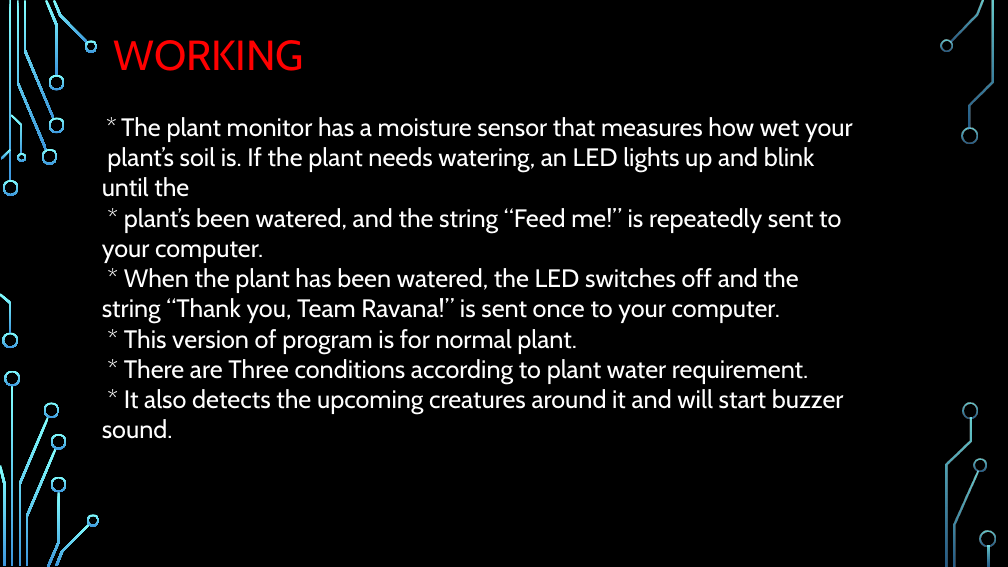
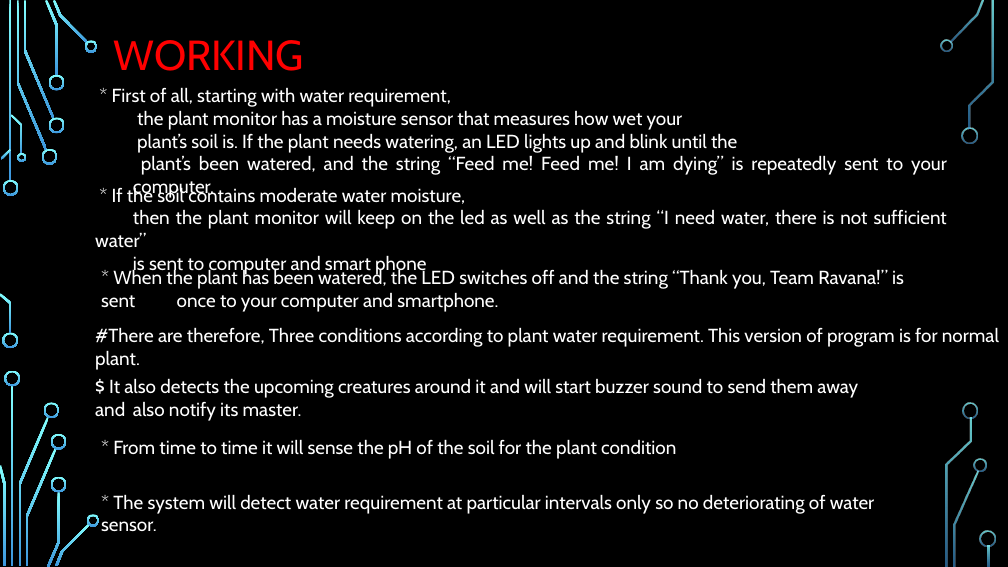
Before and after one commit to vijaypurohit/Little-Groot, a slide deck: slide 2 of Little Groot.pptx. Drawn at 1008x567 pixels with LibreOffice and Linux fonts; fonts in the diff are those of the drawing; background and template pictures are left out. Boxes give left, top, right and bottom in pixels: in the first picture for what was removed or moved away, otherwise in the second. Text is boxed around its words. In the diff, an @@ line names an element or a change of style, - is before the commit and + after.

```diff
--- a/Little Groot.pptx
+++ b/Little Groot.pptx
@@ text "* First of all, starting ...": place and size @@
-text "* First of all, starting ..." at <box>102,117,853,439</box>
+text "* First of all, starting ..." at <box>112,87,947,175</box>
@@ text at <box>112,87,683,130</box>: text changed; size 24 to 18 pt @@
-* The plant monitor has a moisture sensor that measures how wet your
+* First of all, starting with water requirement,
+the plant monitor has a moisture sensor that measures how wet your
@@ text at <box>137,133,737,153</box>: size 24 to 18 pt in "plant’s soil is. If the plant needs ..."; alignment left to justified @@
@@ text at <box>141,155,947,175</box>: text changed; size 24 to 18 pt @@
-* plant’s been watered, and the string “Feed me!” is repeatedly sent to your computer.
-* When the plant has been watered, the LED switches off and the string “Thank you, Team Ravana!” is sent once to your computer.
-* This version of program is for normal plant.
-* There are Three conditions according to plant water requirement.
-* It also detects the upcoming creatures around it and will start buzzer sound.
+  plant’s been watered, and the string “Feed me! Feed me! I am dying” is repeatedly sent to your computer.
@@ text added at <box>95,186,947,275</box>, 18 pt, text #FFFFFF @@
+* If the soil contains moderate water moisture,
+then the plant monitor will keep on the led as well as the string “I need water, there is not sufficient water”
+is sent to computer and smart phone
@@ text added at <box>101,269,904,312</box>, 18 pt, text #FFFFFF @@
+* When the plant has been watered, the LED switches off and the string “Thank you, Team Ravana!” is sent once to your computer and smartphone.
@@ text added at <box>95,327,999,347</box>, 18 pt, text #FFFFFF @@
+#There are therefore, Three conditions according to plant water requirement. This version of program is for normal plant.
@@ text added at <box>95,378,858,421</box>, 18 pt, text #FFFFFF @@
+$ It also detects the upcoming creatures around it and will start buzzer sound to send them away and also notify its master.
@@ text added at <box>113,439,676,459</box>, 18 pt, text #FFFFFF @@
+* From time to time it will sense the pH of the soil for the plant condition
@@ text added at <box>113,494,875,514</box>, 18 pt, text #FFFFFF @@
+* The system will detect water requirement at particular intervals only so no deteriorating of water sensor.
```
Also in this commit, not shown: 1 other slide changed, 3 other files.
